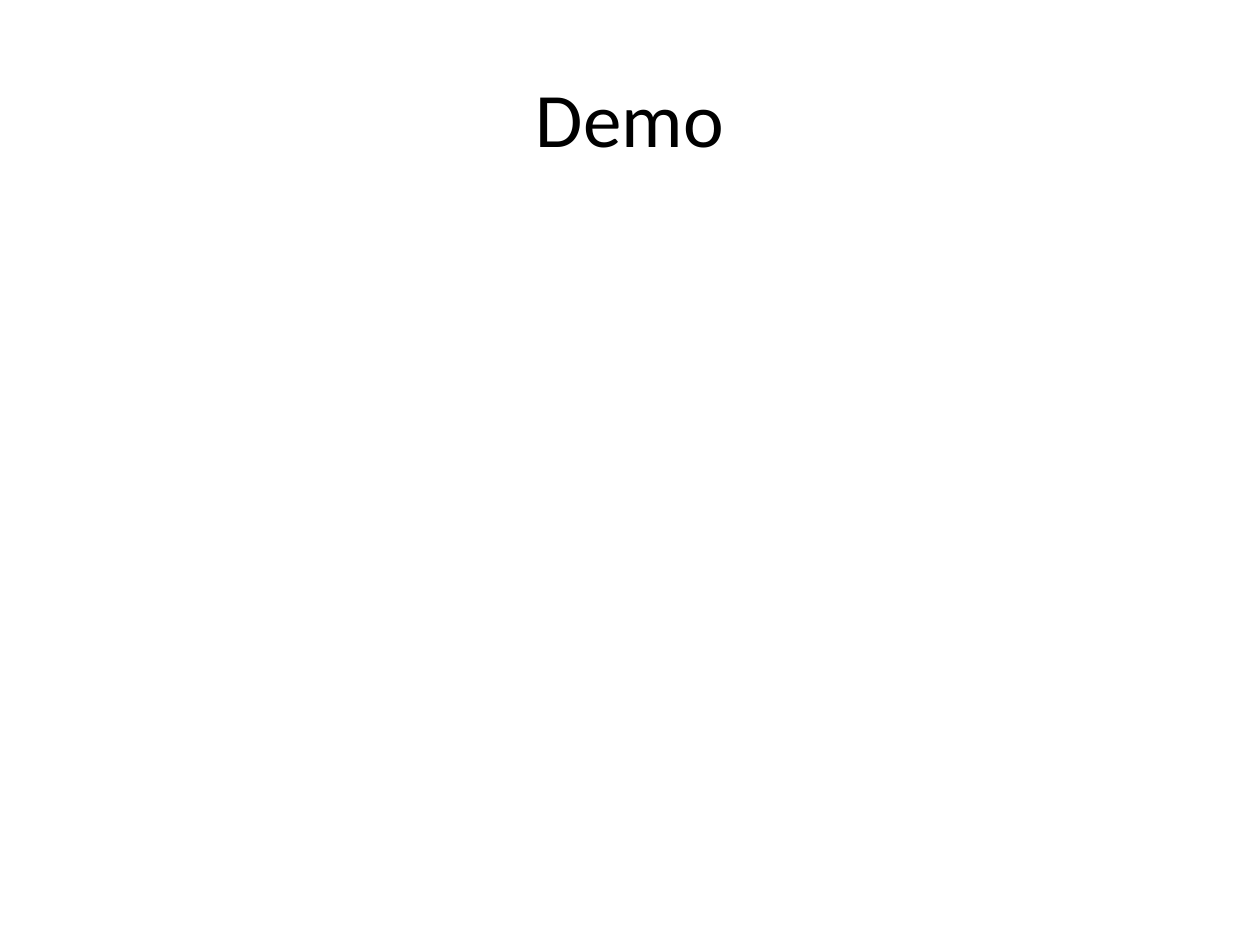
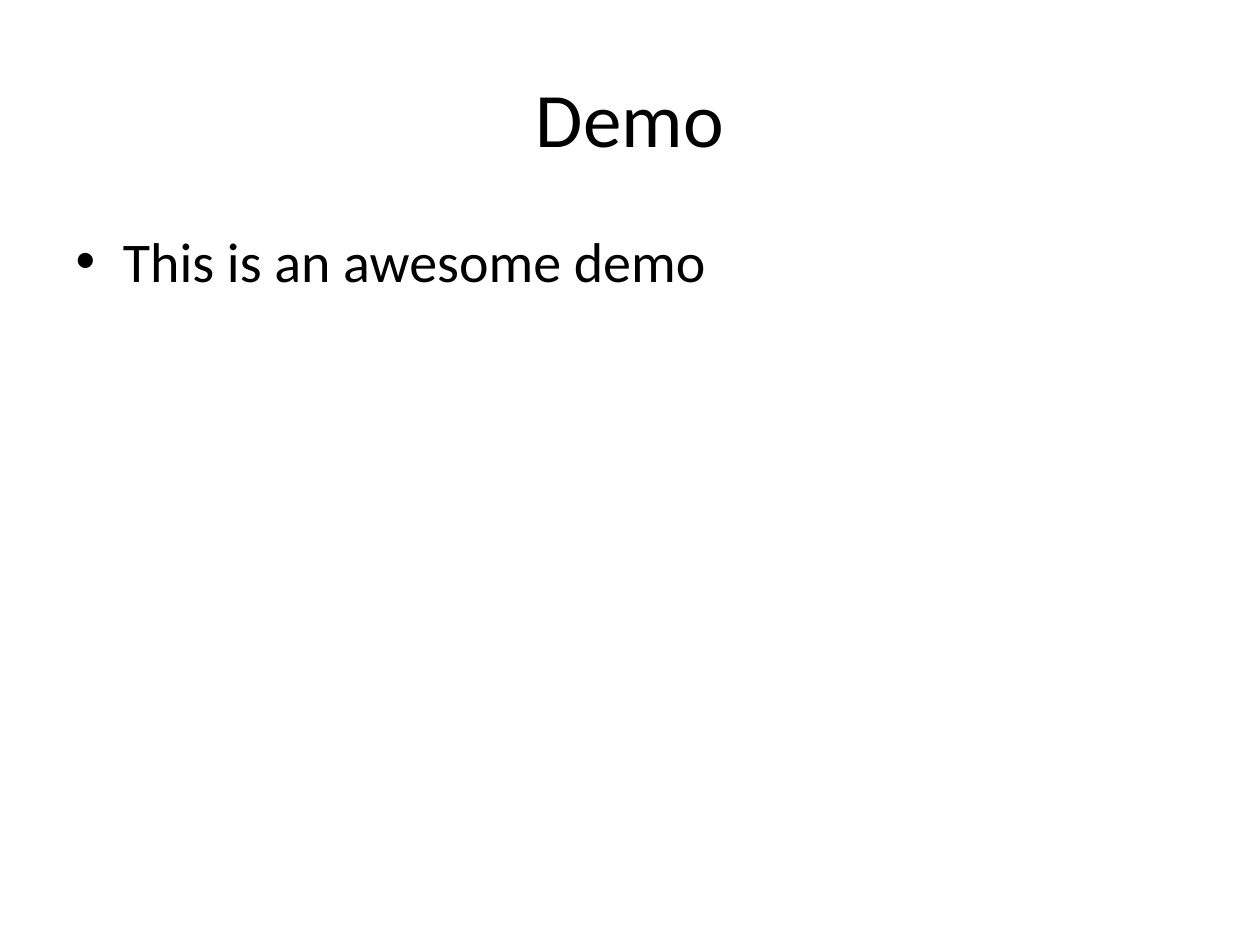
Before and after one commit to Monttinen/Android-ProductLister, a slide deck: slide 5 of doc/Presentation.pptx. Drawn at 1260x945 pixels with LibreOffice and Linux fonts; fonts in the diff are those of the drawing. Boxes give left, top, right and bottom in pixels: in the first picture for what was removed or moved away, otherwise in the second. Text is boxed around its words. In the diff, an @@ line names an element or a change of style, - is before the commit and + after.

```diff
--- a/doc/Presentation.pptx
+++ b/doc/Presentation.pptx
@@ text added at bbox=[123, 243, 706, 283], 32 pt, text #000000 @@
+• This is an awesome demo
```
Also in this commit, not shown: 2 other slides changed, 2 other files.
